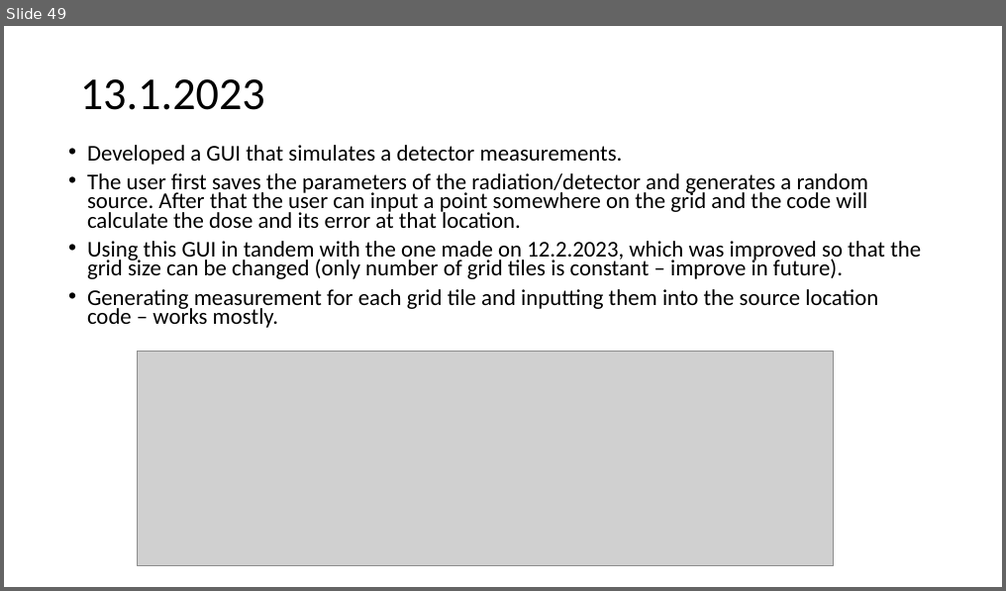
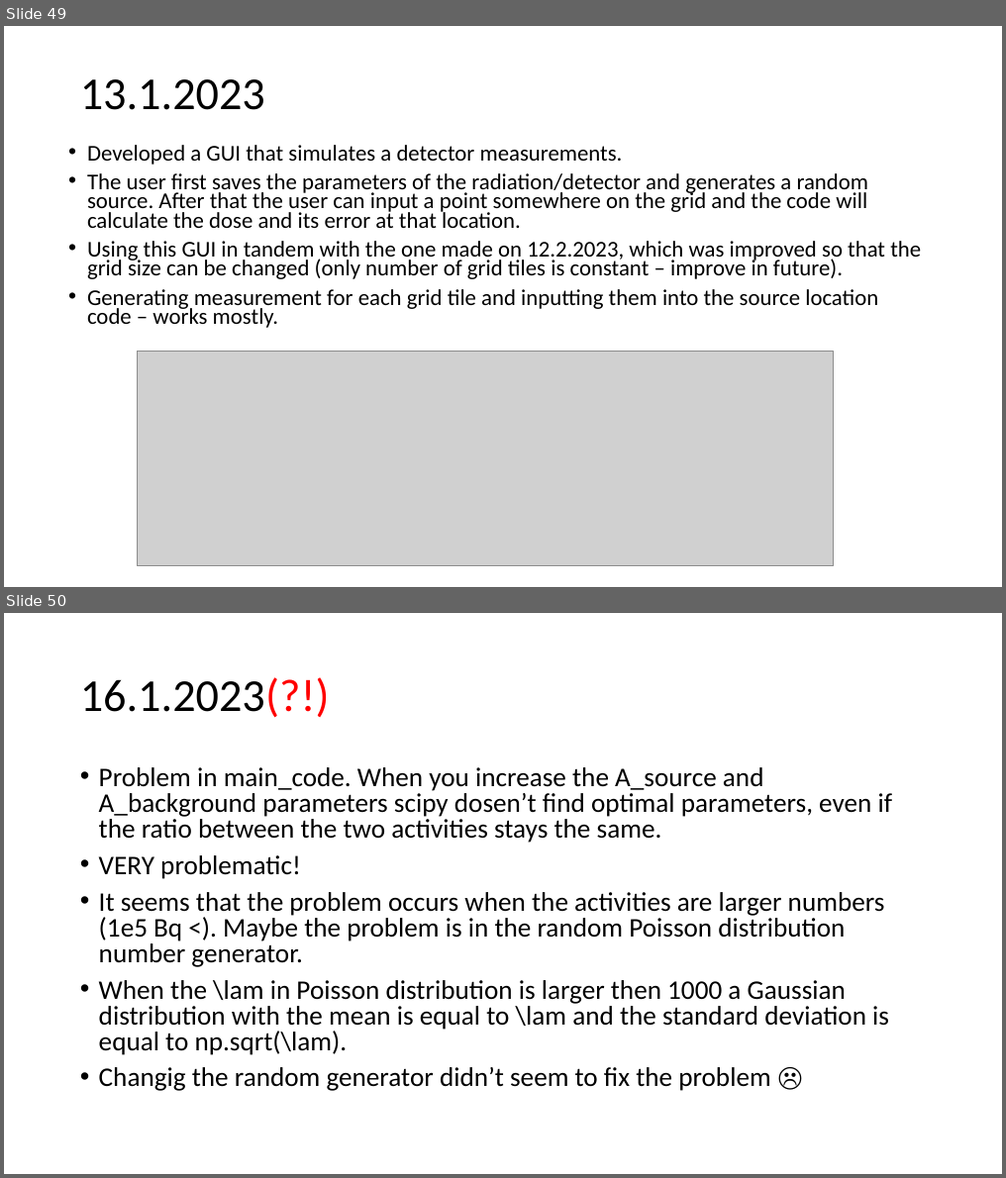
Before and after one commit to urhtrinko/DroneRadioactivity_student_job, a slide deck: reports/work_diary.pptx. Shown one above the other, each under a label of ours: slide 49 before the commit, slides 49 and 50 after it. The pictures are 1006x591 and 1006x1178 pixels, drawn with LibreOffice and Linux fonts; fonts in the diff are those of the drawing; grey boxes stand for pictures. Boxes give left, top, right and bottom in pixels: in the first picture for what was removed or moved away, otherwise in the second. Text is boxed around its words. In the diff, an @@ line names an element or a change of style, - is before the commit and + after.

```diff
--- a/reports/work_diary.pptx
+++ b/reports/work_diary.pptx
@@ slide 50 added at (4, 613, 1002, 1174), background #FFFFFF @@
@@ title added at (80, 677, 330, 718), 44 pt, text #000000 @@
+16.1.2023(?!)
@@ text added at (99, 767, 893, 1091), 25.9 pt, text #000000 @@
+• Problem in main_code. When you increase the A_source and A_background parameters scipy dosen’t find optimal parameters, even if the ratio between the two activities stays the same.
+• VERY problematic!
+• It seems that the problem occurs when the activities are larger numbers (1e5 Bq <). Maybe the problem is in the random Poisson distribution number generator.
+• When the \lam in Poisson distribution is larger then 1000 a Gaussian distribution with the mean is equal to \lam and the standard deviation is equal to np.sqrt(\lam).
+• Changig the random generator didn’t seem to fix the problem ☹
```
